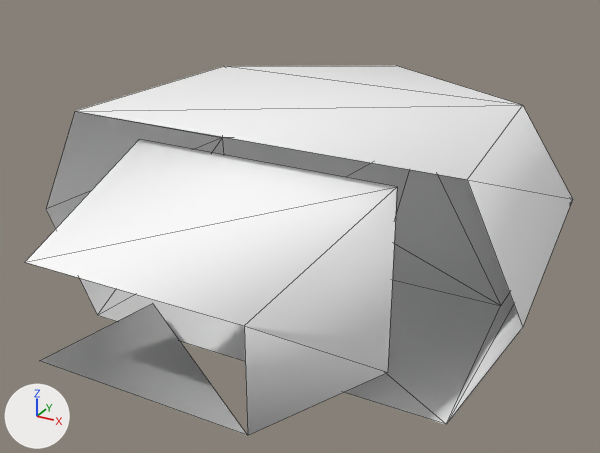
The OBJ model Assets/Art/Nova1492/GXConverted/Models/UnitParts/Accessories/datan_common_acpDP_6c7e61ed.obj: old version first, new version second.
The view is the same before and after, from a 50 mm lens placed at (0.677, -1.18, 0.609), pointed at (-0.02, 0.086, -0.024). Every picture has the same lights, and +X, +Y and +Z are marked at lower left. The picture after the commit comes second. Mesh edges are drawn as thin lines. Where no turn or scale is listed for an object, it has been applied to the vertices.

In view in the first picture: 'datan_common_acpDP_6c7e61ed'.
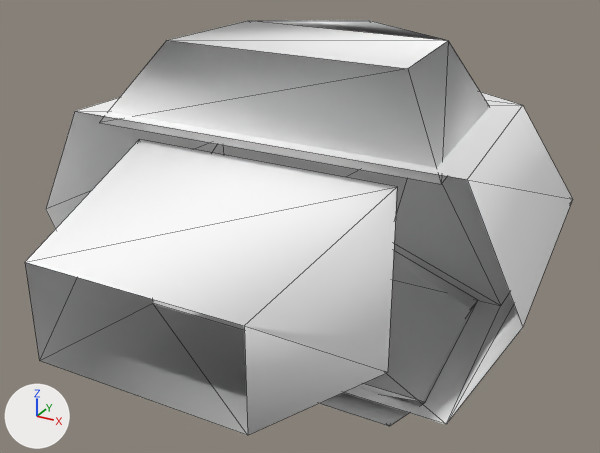
Location of each change, (x1, y1, x2, y2) in pixels of the pictures (600 x 453 px):
'datan_common_acpDP_6c7e61ed', reshaped (7% shorter): before (25, 66, 573, 435); after (25, 92, 573, 435)
'datan_common_acpDP_6c7e61ed_mesh01', added: after (99, 20, 489, 426)
part 1 of me_datan_common_acpdp_6c7e61ed, added: after (25, 262, 248, 435)

What changed in the scene script:
```text
Change me_datan_common_acpdp_6c7e61ed:
    used by ob_datan_common_acpdp_6c7e61ed; location = (0.0, 0.0, 0.0)
    verts and faces of me_datan_common_acpdp_6c7e61ed; kept vertices keep their numbers, new ones are numbered from 23
    before: 15 (-0.186, -0.43, 0.083) at pixel (24, 262), 18 (-0.243, -0.091, 0.164) at pixel (139, 139), 19 (0.186, -0.43, -0.083) at pixel (247, 435), 20 (0.243, -0.091, -0.164) at pixel (387, 372), 21 (-0.186, -0.43, -0.083) at pixel (39, 360)
    before: 22 (-0.243, -0.091, -0.164) at pixel (152, 303)
    remove me_datan_common_acpdp_6c7e61ed.from_pydata(...)  # 23 vertices, 27 faces; spans x -0.459..0.459, y -0.43..0.648, z -0.206..0.206
    add me_datan_common_acpdp_6c7e61ed.from_pydata(...)  # 23 vertices, 30 faces; spans x -0.459..0.459, y -0.43..0.648, z -0.206..0.206
    me_datan_common_acpdp_6c7e61ed part 1
    add faces += [(19, 22, 20), (15, 18, 21), (18, 22, 21)]
Add me_datan_common_acpdp_6c7e61ed_mesh01:
    me_datan_common_acpdp_6c7e61ed_mesh01.from_pydata(...)  # 20 vertices, 26 faces; spans x -0.317..0.317, y -0.108..0.426, z -0.326..0.326
    me_datan_common_acpdp_6c7e61ed_mesh01.materials.append(mat_datan_common_acpdp_6c7e61ed)  # white #ffffff
Add ob_datan_common_acpdp_6c7e61ed_mesh01:
    ob_datan_common_acpdp_6c7e61ed_mesh01 = bpy.data.objects.new('datan_common_acpDP_6c7e61ed_mesh01', me_datan_common_acpdp_6c7e61ed_mesh01)
    ob_datan_common_acpdp_6c7e61ed_mesh01.location = (0.0, 0.0, 0.0)
```
